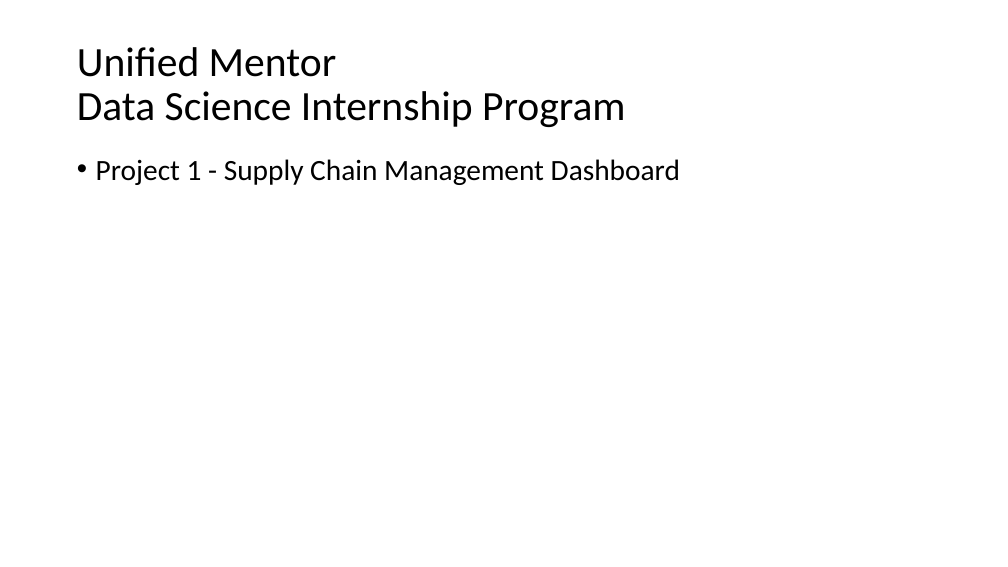
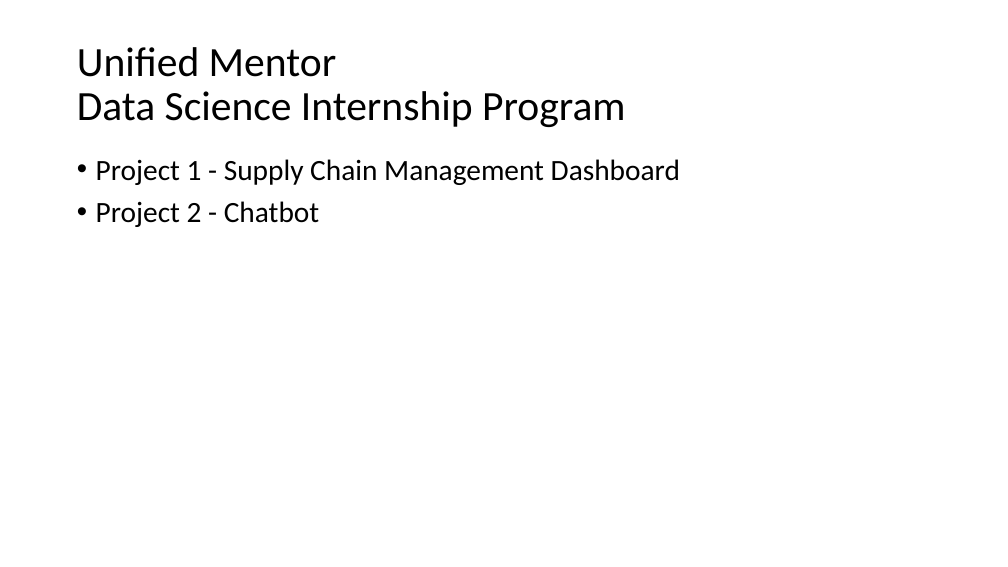
Before and after one commit to Sanket2102/Supply-Chain-Management, a slide deck: slide 1 of Supply Chain Management Presentation.pptx. Drawn at 1008x567 pixels with LibreOffice and Linux fonts; fonts in the diff are those of the drawing. Boxes give left, top, right and bottom in pixels: in the first picture for what was removed or moved away, otherwise in the second. Text is boxed around its words. In the diff, an @@ line names an element or a change of style, - is before the commit and + after.

Commit message:
Updated Presentation

```diff
--- a/Supply Chain Management Presentation.pptx
+++ b/Supply Chain Management Presentation.pptx
@@ text at (96,201,319,227): paragraph added @@
+• Project 2 - Chatbot
```
Also in this commit, not shown: 1 other slide changed, 28 slides added.
